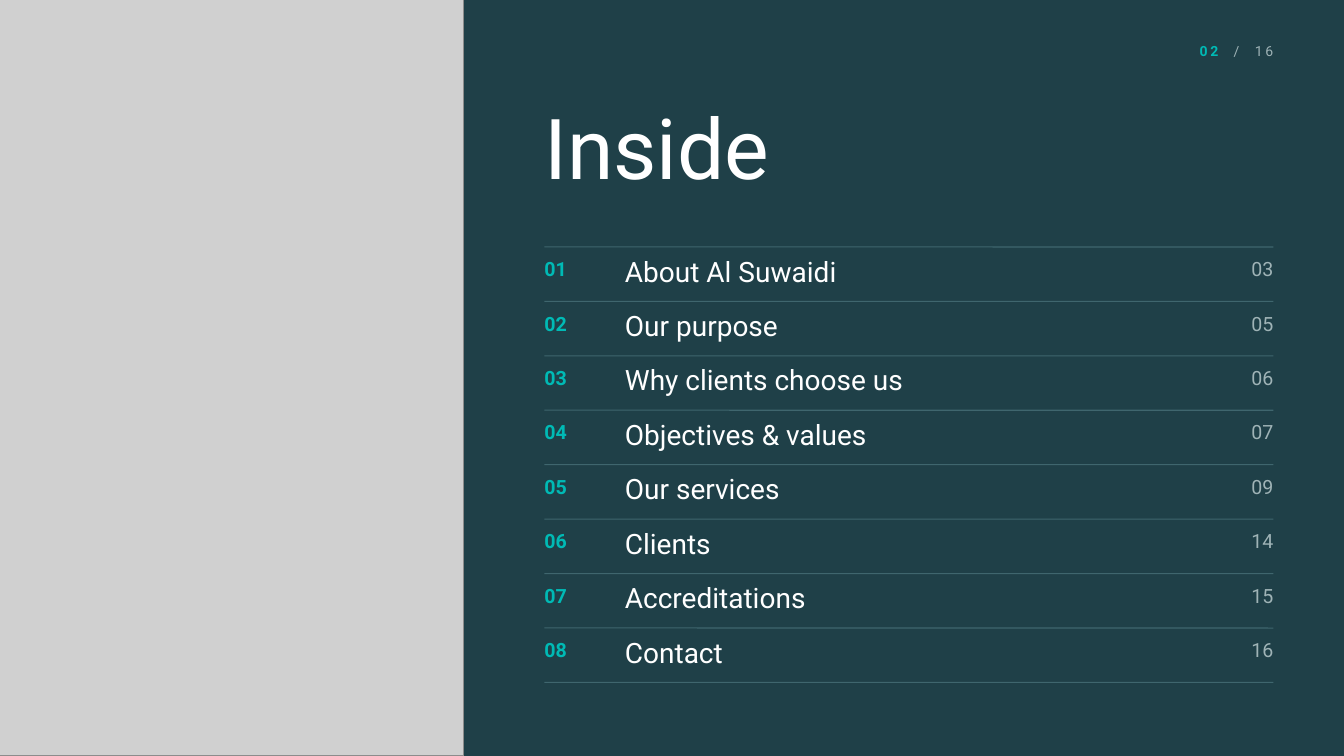
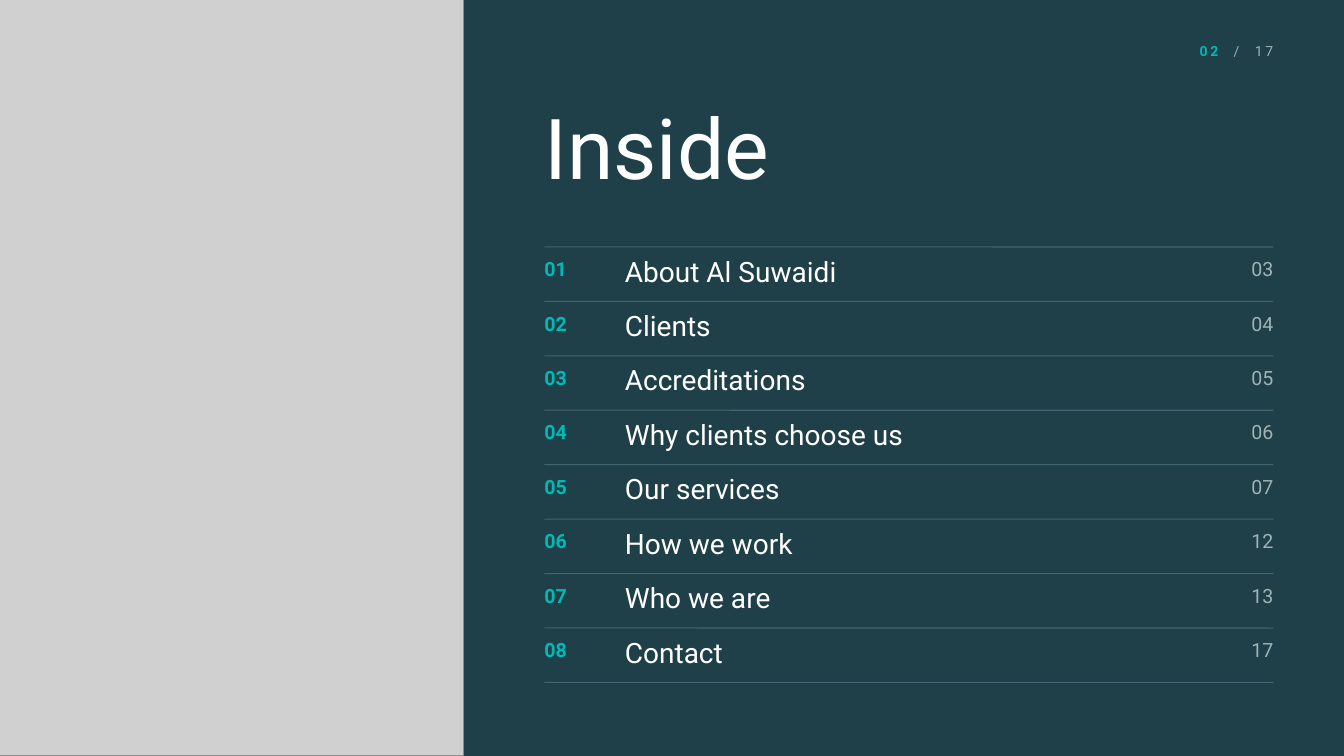
Before and after one commit to khaledsaifelnasr-afk/khsaif-content-studio, a slide deck: slide 2 of Profiles/al-suwaidi-2026/Al-Suwaidi-Company-Profile-2026-Noir.pptx. Drawn at 1344x756 pixels with LibreOffice and Linux fonts; fonts in the diff are those of the drawing; grey boxes stand for pictures. Boxes give left, top, right and bottom in pixels: in the first picture for what was removed or moved away, otherwise in the second. Text is boxed around its words. In the diff, an @@ line names an element or a change of style, - is before the commit and + after.

```diff
--- a/Profiles/al-suwaidi-2026/Al-Suwaidi-Company-Profile-2026-Noir.pptx
+++ b/Profiles/al-suwaidi-2026/Al-Suwaidi-Company-Profile-2026-Noir.pptx
@@ text at [1200, 46, 1274, 56]: text changed @@
-02 / 16
+02 / 17
@@ text at [625, 315, 711, 337]: text changed @@
-Our purpose
+Clients
@@ text added at [1251, 317, 1273, 331], 14 pt, text #9FB3B6 @@
+04
@@ text added at [625, 369, 806, 391], 20 pt, text #FFFFFF @@
+Accreditations
@@ text removed at [625, 424, 866, 451] @@
-Objectives & values
@@ 4 texts: place and size @@
-4 texts at [625, 317, 1273, 439]
+4 texts at [625, 371, 1273, 494]
@@ text removed at [1251, 480, 1273, 494] @@
-09
@@ text at [625, 533, 793, 555]: text changed @@
-Clients
+How we work
@@ text at [1251, 534, 1273, 548]: text changed @@
-14
+12
@@ text at [625, 587, 770, 609]: text changed @@
-Accreditations
+Who we are
@@ text at [1251, 589, 1273, 603]: text changed @@
-15
+13
@@ text at [1251, 643, 1273, 657]: text changed @@
-16
+17
```
Also in this commit, not shown: 15 other slides changed, 1 slide added, 1 other file.
